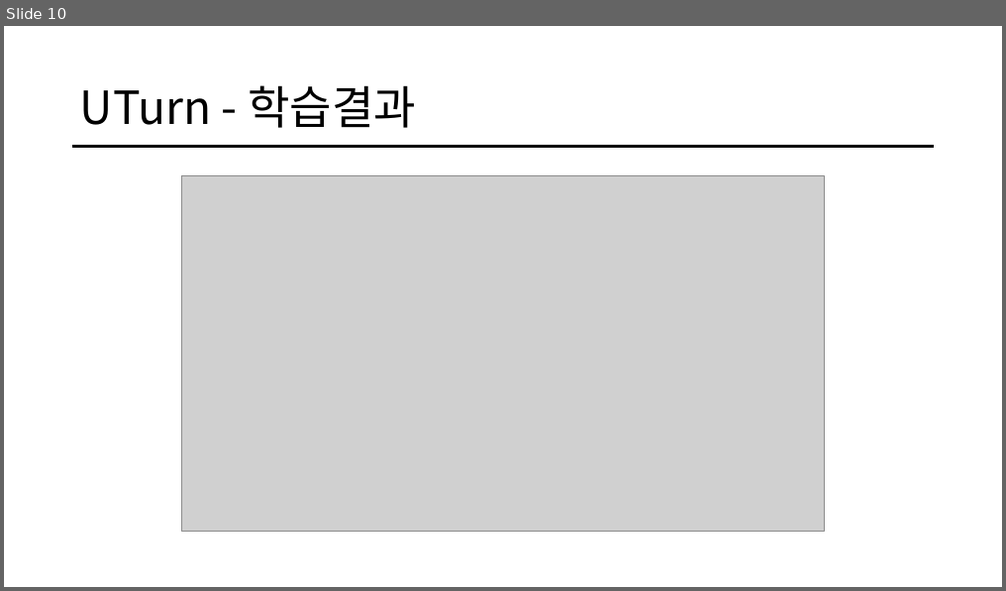
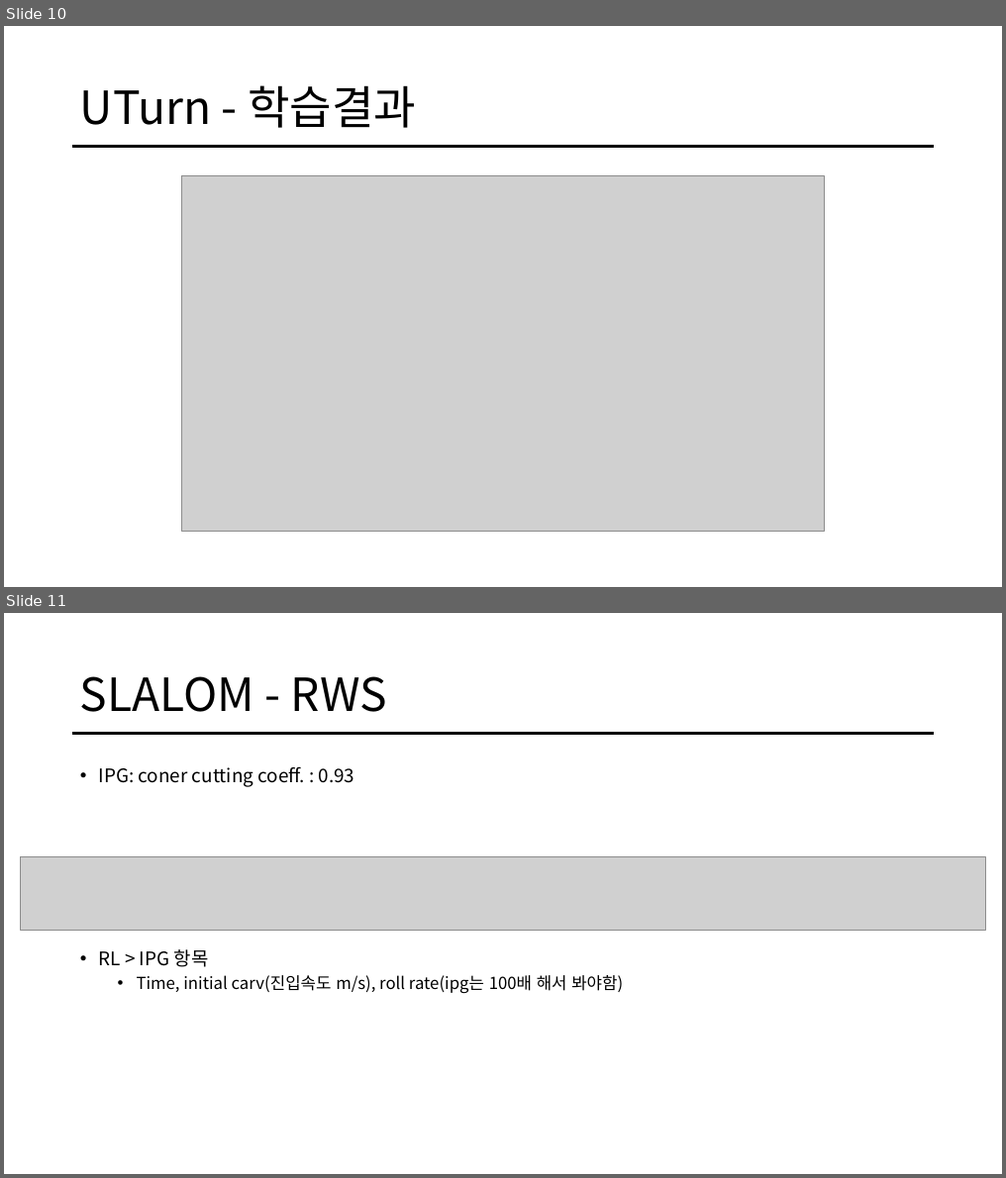
Before and after one commit to HAN2496/CarMakerResults, a slide deck: 1108Report/1108Report.pptx. Shown one above the other, each under a label of ours: slide 10 before the commit, slides 10 and 11 after it. The pictures are 1006x591 and 1006x1178 pixels, drawn with LibreOffice and Linux fonts; fonts in the diff are those of the drawing; grey boxes stand for pictures. Boxes give left, top, right and bottom in pixels: in the first picture for what was removed or moved away, otherwise in the second. Text is boxed around its words. In the diff, an @@ line names an element or a change of style, - is before the commit and + after.

```diff
--- a/1108Report/1108Report.pptx
+++ b/1108Report/1108Report.pptx
@@ slide 11 added at bbox=[4, 613, 1002, 1174], background #FFFFFF; not listed: 1 template element that a slide beside it also shows @@
@@ title added at bbox=[80, 676, 387, 712], 44 pt, text #000000 @@
+SLALOM - RWS
@@ text added at bbox=[99, 766, 623, 994], 16 pt, text #000000 @@
+• IPG: coner cutting coeff. : 0.93
+• RL > IPG 항목
+  • Time, initial carv(진입속도 m/s), roll rate(ipg는 100배 해서 봐야함)
@@ picture added at bbox=[21, 858, 985, 931] @@
```
Also in this commit, not shown: 2 other slides added, 10 other files.
